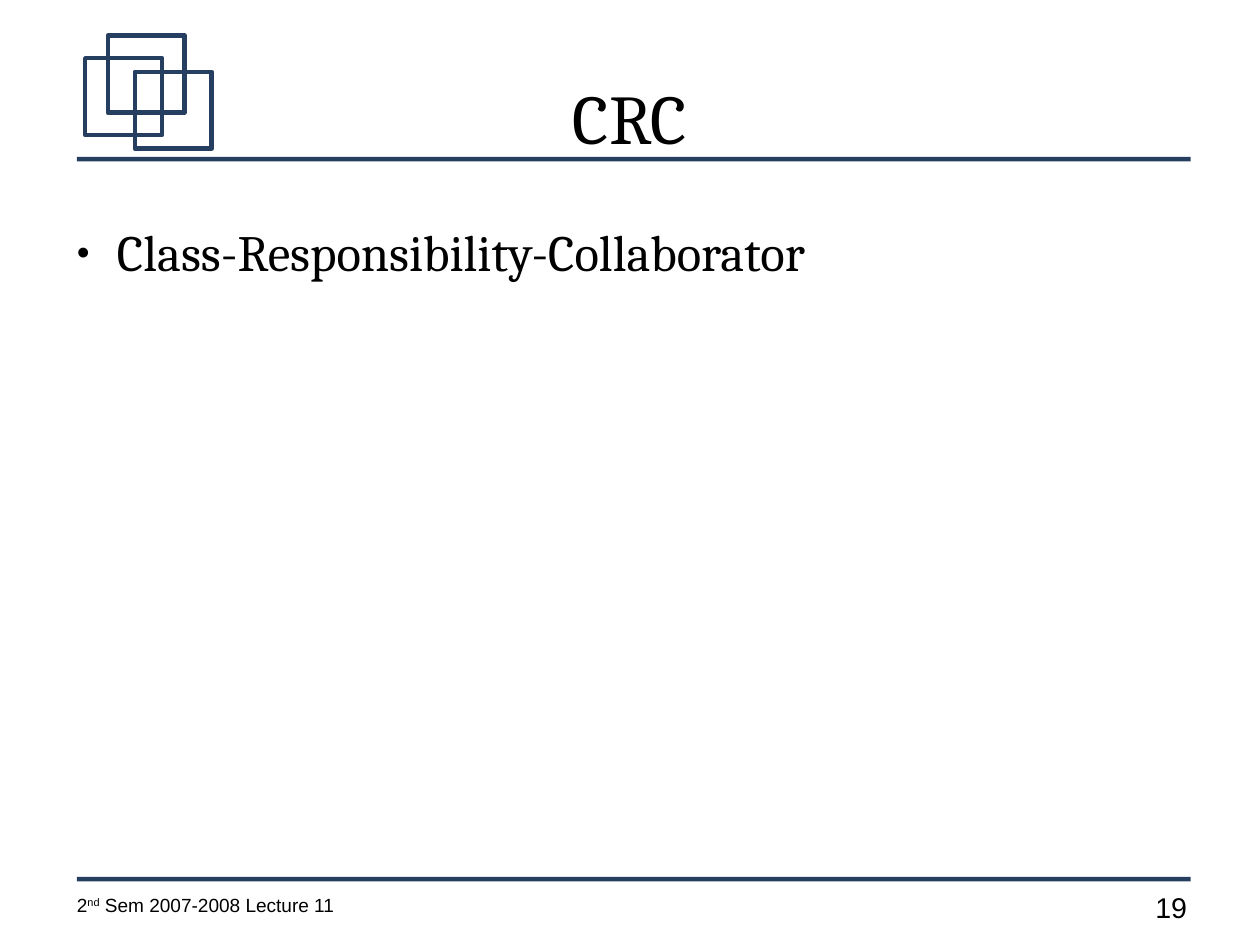
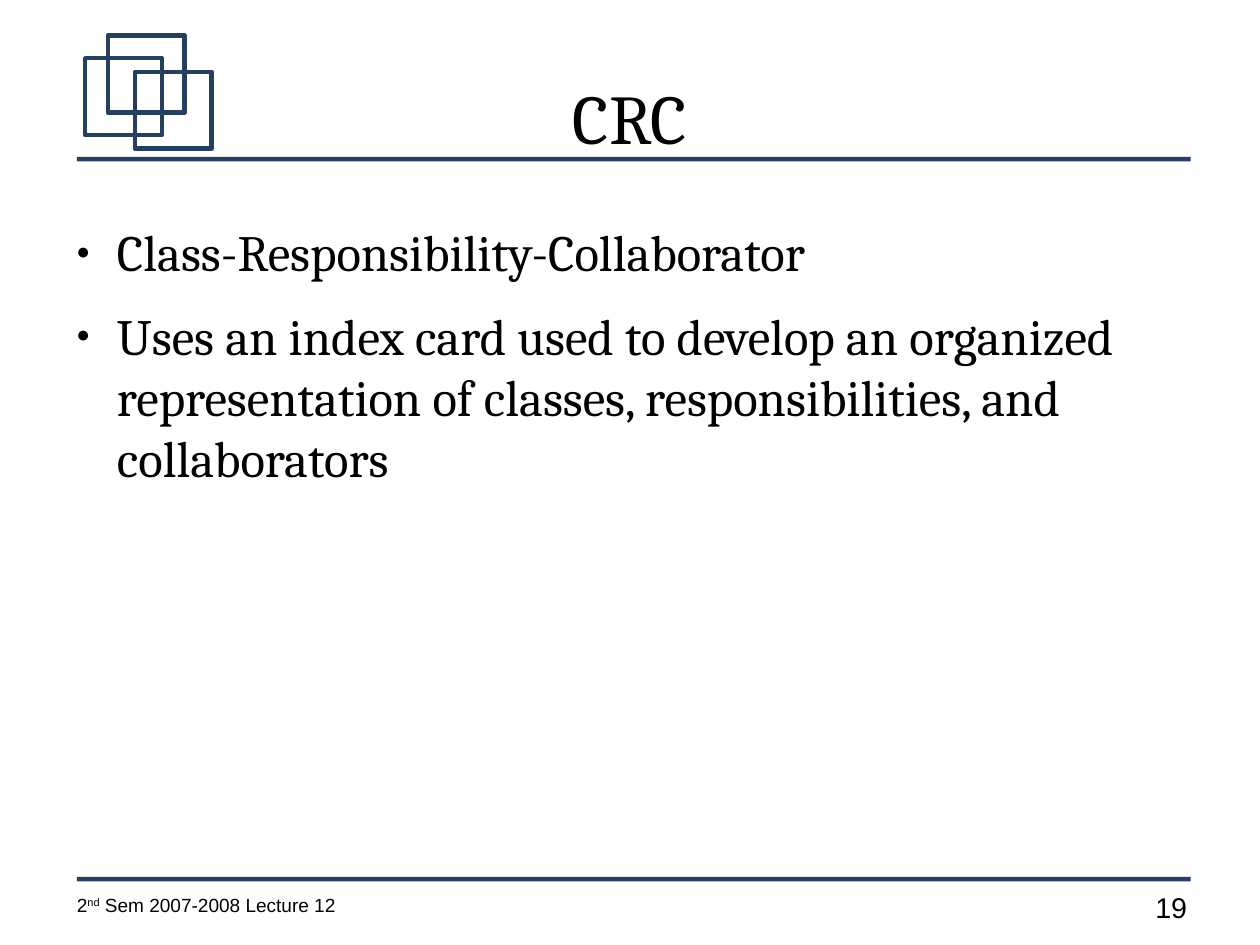
Before and after one commit to jachermocilla/jach-homepage, a slide deck: slide 19 of CMSC128-2nd-Sem-2007-L12.odp. Drawn at 1260x945 pixels with LibreOffice and Linux fonts; fonts in the diff are those of the drawing. Boxes give left, top, right and bottom in pixels: in the first picture for what was removed or moved away, otherwise in the second. Text is boxed around its words. In the diff, an @@ line names an element or a change of style, - is before the commit and + after.

```diff
--- a/CMSC128-2nd-Sem-2007-L12.odp
+++ b/CMSC128-2nd-Sem-2007-L12.odp
@@ text at (x1=117, y1=319, x2=1113, y2=478): paragraph added @@
+● Uses an index card used to develop an organized representation of classes, responsibilities, and collaborators
@@ text at (x1=105, y1=898, x2=335, y2=913): text changed @@
-2nd Sem 2007-2008 Lecture 11
+2nd Sem 2007-2008 Lecture 12
```
Also in this commit, not shown: 19 other slides changed, 14 slides added, 1 slide removed, 1 other file.
